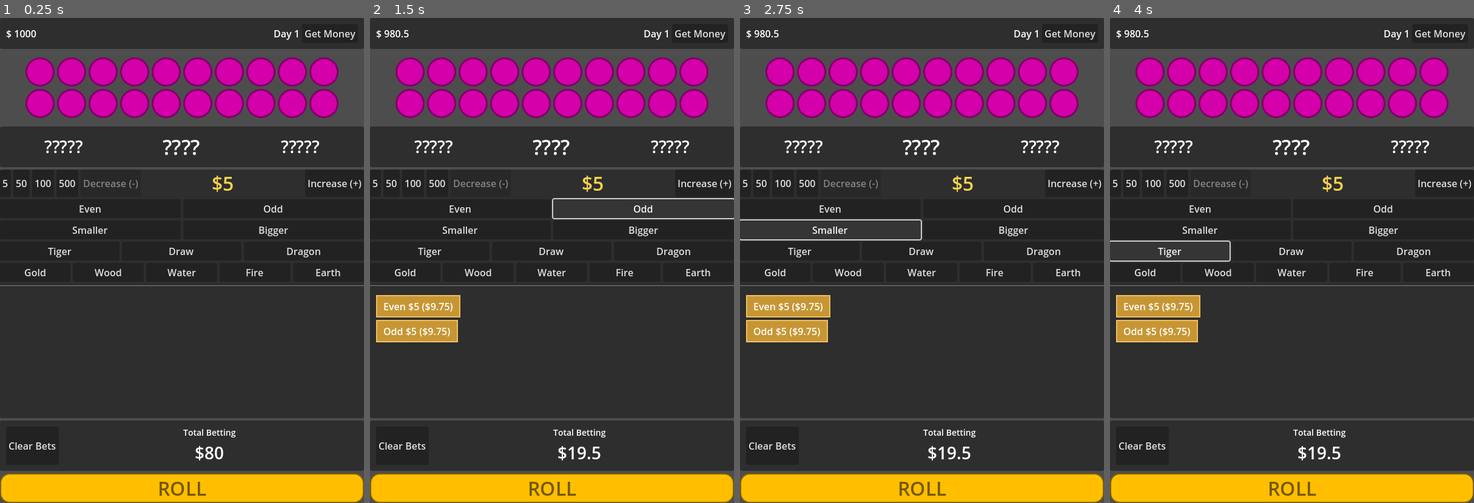
Above: before the commit, frames 1-4 (left to right).
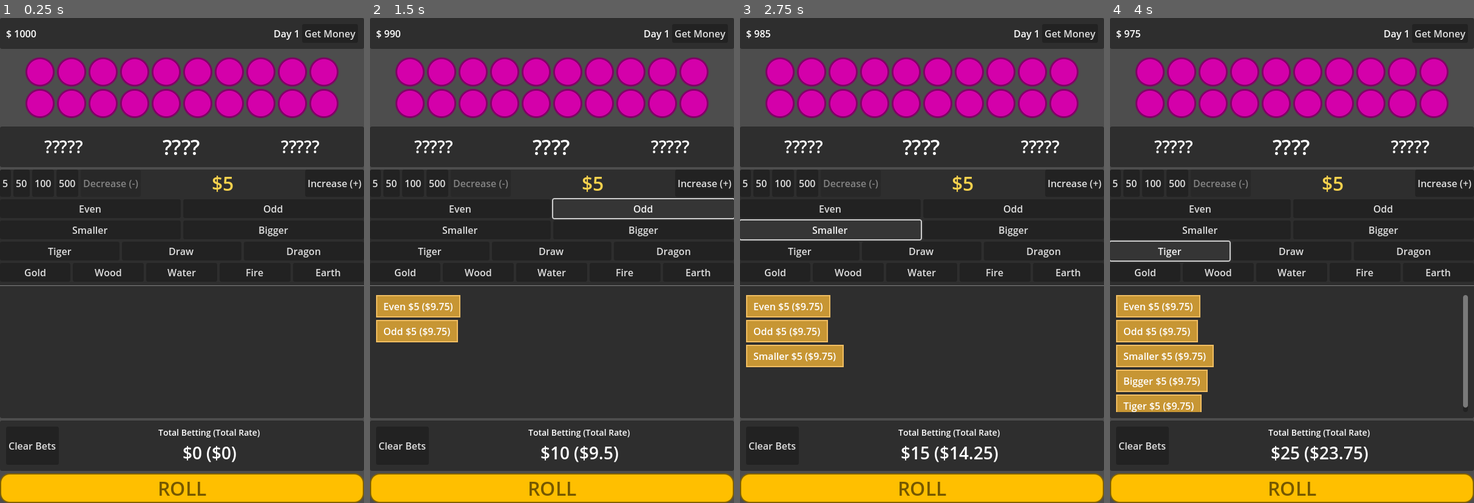
Above: after the commit, the same moments.

Repository: eirworks/keno
Game: Godot game, scene res://main.tscn
The game is run twice, just before and just after one commit, with the same random seed, the same clock (stepped at 60 frames per second) and the same inputs.
Inputs:
- Up to frame 1 (0.25 s): no input
- Up to frame 2 (1.5 s): click "Even" at 0.5 s; click "Odd" at 1.25 s
- Up to frame 3 (2.75 s): click "Smaller" at 2 s
- Up to frame 4 (4 s): click "Bigger" at 2.75 s; click "Tiger" at 3.5 s

The runs differ from the first frame. In frame 1, 0.4% of the frame differs, in the area x 43-72%, y 84-92%; in frame 2, 0.6%; in frame 3, 1.8%; in frame 4, 4.2%, in the area x 1-99%, y 2-92%.

Commit message:
finished the game

Diff:
--- a/bets.gd
+++ b/bets.gd
@@ -51,7 +51,7 @@
 	var bet = KenoBet.new(type, amount, rate)
 	remove_same_bet_type(type)
 	Keno.bets.append(bet)
-	Keno.add_cash(-1 * (bet.amount * bet.rate))
+	Keno.add_cash(-1 * (bet.amount))
 	update_bet_badges()
 	emit_signal("bet_added")
 
@@ -104,3 +104,43 @@
 
 func _on_odd_btn_pressed():
 	bet_buttons_clicked(BetType.Odd, Keno.bet_amount, KenoBet.RATE_ODD)
+
+
+func _on_smaller_btn_pressed():
+	bet_buttons_clicked(BetType.Smaller, Keno.bet_amount, KenoBet.RATE_SMALLER)
+
+
+func _on_bigger_btn_pressed():
+	bet_buttons_clicked(BetType.Bigger, Keno.bet_amount, KenoBet.RATE_BIGGER)
+
+
+func _on_tiger_btn_pressed():
+	bet_buttons_clicked(BetType.Tiger, Keno.bet_amount, KenoBet.RATE_TIGER)
+
+
+func _on_dragon_btn_pressed():
+	bet_buttons_clicked(BetType.Dragon, Keno.bet_amount, KenoBet.RATE_DRAGON)
+
+
+func _on_tiger_dragon_draw_btn_pressed():
+	bet_buttons_clicked(BetType.DragonTigerTie, Keno.bet_amount, KenoBet.RATE_DRAGON_TIGER_TIE)
+
+
+func _on_element_gold_btn_pressed():
+	bet_buttons_clicked(BetType.ElementGold, Keno.bet_amount, KenoBet.RATE_EL_GOLD)
+
+
+func _on_element_wood_btn_pressed():
+	bet_buttons_clicked(BetType.ElementWood, Keno.bet_amount, KenoBet.RATE_EL_WOOD)
+
+
+func _on_element_water_btn_pressed():
+	bet_buttons_clicked(BetType.ElementWater, Keno.bet_amount, KenoBet.RATE_EL_WATER)
+
+
+func _on_element_fire_btn_pressed():
+	bet_buttons_clicked(BetType.ElementFire, Keno.bet_amount, KenoBet.RATE_EL_FIRE)
+
+
+func _on_element_earth_btn_pressed():
+	bet_buttons_clicked(BetType.ElementEarth, Keno.bet_amount, KenoBet.RATE_EL_EARTH)
--- a/bets.tscn
+++ b/bets.tscn
@@ -151,3 +151,13 @@
 [connection signal="pressed" from="VBoxContainer/HBoxContainer/IncreaseBetButton" to="." method="_on_increase_bet_button_pressed"]
 [connection signal="pressed" from="VBoxContainer/EvenOddContainer/EvenBtn" to="." method="_on_even_btn_pressed"]
 [connection signal="pressed" from="VBoxContainer/EvenOddContainer/OddBtn" to="." method="_on_odd_btn_pressed"]
+[connection signal="pressed" from="VBoxContainer/BigSmallContainer/SmallerBtn" to="." method="_on_smaller_btn_pressed"]
+[connection signal="pressed" from="VBoxContainer/BigSmallContainer/BiggerBtn" to="." method="_on_bigger_btn_pressed"]
+[connection signal="pressed" from="VBoxContainer/TigerDragonContainer/TigerBtn" to="." method="_on_tiger_btn_pressed"]
+[connection signal="pressed" from="VBoxContainer/TigerDragonContainer/TigerDragonDrawBtn" to="." method="_on_tiger_dragon_draw_btn_pressed"]
+[connection signal="pressed" from="VBoxContainer/TigerDragonContainer/DragonBtn" to="." method="_on_dragon_btn_pressed"]
+[connection signal="pressed" from="VBoxContainer/ElementalBtnContainer/ElementGoldBtn" to="." method="_on_element_gold_btn_pressed"]
+[connection signal="pressed" from="VBoxContainer/ElementalBtnContainer/ElementWoodBtn" to="." method="_on_element_wood_btn_pressed"]
+[connection signal="pressed" from="VBoxContainer/ElementalBtnContainer/ElementWaterBtn" to="." method="_on_element_water_btn_pressed"]
+[connection signal="pressed" from="VBoxContainer/ElementalBtnContainer/ElementFireBtn" to="." method="_on_element_fire_btn_pressed"]
+[connection signal="pressed" from="VBoxContainer/ElementalBtnContainer/ElementEarthBtn" to="." method="_on_element_earth_btn_pressed"]
--- a/keno.gd
+++ b/keno.gd
@@ -5,6 +5,9 @@
 var numbers : Array = []
 var total : int = 0
 var displayed_total : int = 0
+
+var total_wins : float = 0
+var total_loses : float = 0
 
 var bet_amount : float = 5
 
@@ -37,6 +40,18 @@
 func get_total_bets() -> float:
 	var total : float = 0
 	for bet in bets:
+		total += bet.amount
+	return total
+
+func get_total_rates() -> float:
+	var total : float = 0
+	for bet in bets:
+		total += (bet.amount * bet.rate) - bet.amount
+	return total
+
+func get_total_bet_and_rates() -> float:
+	var total : float = 0
+	for bet in bets:
 		total += (bet.amount * bet.rate)
 	return total
 
@@ -51,3 +66,7 @@
 
 func add_day(amount: int = 1):
 	day += amount
+
+func reset_wins_loses():
+	total_wins = 0
+	total_loses = 0
--- a/keno_bet.gd
+++ b/keno_bet.gd
@@ -10,8 +10,49 @@
 const RATE_ODD = 1.95
 const RATE_SMALLER = 1.95
 const RATE_BIGGER = 1.95
+const RATE_DRAGON = 1.95
+const RATE_TIGER = 1.95
+const RATE_DRAGON_TIGER_TIE = 9.0
+const RATE_EL_GOLD = 9.20
+const RATE_EL_WOOD = 4.60
+const RATE_EL_WATER = 2.40
+const RATE_EL_FIRE = 4.60
+const RATE_EL_EARTH = 9.20
 
 func _init(bet_type: BetType, bet_amount: float, bet_rate : float):
 	type = bet_type
 	amount = bet_amount
 	rate = bet_rate
+
+func is_winning(total: int) -> bool:
+	var total_list_str : Array = "{total}".format({"total": str(total)}).split("")
+	total_list_str.reverse()
+	var dragon = int(total_list_str[1])
+	var tiger =  int(total_list_str[0])
+
+	if type == BetType.Odd:
+		return total % 2 != 0
+	elif type == BetType.Even:
+		return total % 2 == 0
+	elif type == BetType.Bigger:
+		return total >= Keno.BS_MIDDLE
+	elif type == BetType.Smaller:
+		return total < Keno.BS_MIDDLE
+	elif type == BetType.Tiger:
+		return dragon < tiger
+	elif type == BetType.Dragon:
+		return dragon > tiger
+	elif type == BetType.DragonTigerTie:
+		return dragon == tiger
+	elif type == BetType.ElementGold:
+		return total >= 210 && total <= 695
+	elif type == BetType.ElementWood:
+		return total >= 696 && total <= 763
+	elif type == BetType.ElementWater:
+		return total >= 764 && total <= 855
+	elif type == BetType.ElementFire:
+		return total >= 856 && total <= 923
+	elif type == BetType.ElementEarth:
+		return total > 923
+	else:
+		return false
--- a/main.gd
+++ b/main.gd
@@ -25,6 +25,7 @@
 	update_day()
 
 	initial_balls()
+	update_total_bets()
 
 func initial_balls():
 	var children = $BaseUI/Container/BallContainer/HBoxContainer/BallsGrid.get_children()
@@ -74,6 +75,13 @@
 	Keno.add_cash(amount)
 	$BaseUI/Container/TopStatusBar/MarginContainer/HBoxContainer/MoneyLabel.text = "$ {cash}".format({"cash": str(Keno.cash)})
 
+func update_total_bets():
+	var total_bet_label = $BaseUI/Container/BetConfirmation/MarginContainer/HBoxContainer/CalculationContainer/TotalBetLabel
+	total_bet_label.text = "${amount} (${rate})".format({
+		"amount": Keno.get_total_bets(),
+		"rate": Keno.get_total_rates()
+	})
+
 func update_result():
 	$BaseUI/Container/ResultContainer/MarginContainer/VBoxContainer/CurrentResultContainer/ResultNumberLabel.text = str(Keno.displayed_total)
 
@@ -88,15 +96,36 @@
 
 
 func roll_the_balls():
-
+	$BaseUI/Container/BetConfirmation/MarginContainer/HBoxContainer/WinLoseBox.visible = false
 	Keno.generate_numbers()
 
-	update_balls()
+	await update_balls()
+	iterate_winnings()
 
 	update_cash()
 	update_day()
+	update_total_bets()
+	update_result()
 
-	update_result()
+	$BaseUI/Container/Bets.update_bet_badges()
+	update_win_lose()
+
+func iterate_winnings():
+	Keno.reset_wins_loses()
+	for bet in Keno.bets:
+		if bet.is_winning(Keno.total):
+			Keno.add_cash(bet.amount * bet.rate)
+			print("Won ${win}".format({"win": bet.amount * bet.rate}))
+			Keno.total_wins += bet.amount * bet.rate
+		else:
+			Keno.total_loses += bet.amount * -1
+	Keno.bets.clear()
+
+func update_win_lose():
+	print("Update wins and loses")
+	$BaseUI/Container/BetConfirmation/MarginContainer/HBoxContainer/WinLoseBox.visible = true
+	$BaseUI/Container/BetConfirmation/MarginContainer/HBoxContainer/WinLoseBox/Wins/TotalWinsLabel.text = "${win}".format({"win": Keno.total_wins})
+	$BaseUI/Container/BetConfirmation/MarginContainer/HBoxContainer/WinLoseBox/Loses/TotalLosesLabel.text = "${amount}".format({"amount": abs(Keno.total_loses)})
 
 func _on_get_money_btn_pressed():
 	$GetMoneyUI.visible = !$GetMoneyUI.visible
@@ -115,5 +144,5 @@
 
 
 func _on_bets_bet_added():
-	$BaseUI/Container/BetConfirmation/MarginContainer/HBoxContainer/CalculationContainer/TotalBetLabel.text = "${amount}".format({"amount": Keno.get_total_bets()})
+	update_total_bets()
 	update_cash()
--- a/main.tscn
+++ b/main.tscn
@@ -152,13 +152,51 @@
 [node name="Label" type="Label" parent="BaseUI/Container/BetConfirmation/MarginContainer/HBoxContainer/CalculationContainer"]
 layout_mode = 2
 theme_override_font_sizes/font_size = 14
-text = "Total Betting"
+text = "Total Betting (Total Rate)"
 horizontal_alignment = 1
 
 [node name="TotalBetLabel" type="Label" parent="BaseUI/Container/BetConfirmation/MarginContainer/HBoxContainer/CalculationContainer"]
 layout_mode = 2
 theme_override_font_sizes/font_size = 28
-text = "$80"
+text = "$0"
+horizontal_alignment = 1
+
+[node name="WinLoseBox" type="HBoxContainer" parent="BaseUI/Container/BetConfirmation/MarginContainer/HBoxContainer"]
+visible = false
+layout_mode = 2
+
+[node name="Wins" type="VBoxContainer" parent="BaseUI/Container/BetConfirmation/MarginContainer/HBoxContainer/WinLoseBox"]
+layout_mode = 2
+
+[node name="Label" type="Label" parent="BaseUI/Container/BetConfirmation/MarginContainer/HBoxContainer/WinLoseBox/Wins"]
+layout_mode = 2
+theme_override_colors/font_color = Color(0, 0.87451, 0, 1)
+theme_override_font_sizes/font_size = 14
+text = "Wins"
+horizontal_alignment = 1
+
+[node name="TotalWinsLabel" type="Label" parent="BaseUI/Container/BetConfirmation/MarginContainer/HBoxContainer/WinLoseBox/Wins"]
+layout_mode = 2
+theme_override_colors/font_color = Color(0, 0.87451, 0, 1)
+theme_override_font_sizes/font_size = 28
+text = "$0"
+horizontal_alignment = 1
+
+[node name="Loses" type="VBoxContainer" parent="BaseUI/Container/BetConfirmation/MarginContainer/HBoxContainer/WinLoseBox"]
+layout_mode = 2
+
+[node name="Label" type="Label" parent="BaseUI/Container/BetConfirmation/MarginContainer/HBoxContainer/WinLoseBox/Loses"]
+layout_mode = 2
+theme_override_colors/font_color = Color(1, 0.188235, 0.137255, 1)
+theme_override_font_sizes/font_size = 14
+text = "Loses"
+horizontal_alignment = 1
+
+[node name="TotalLosesLabel" type="Label" parent="BaseUI/Container/BetConfirmation/MarginContainer/HBoxContainer/WinLoseBox/Loses"]
+layout_mode = 2
+theme_override_colors/font_color = Color(1, 0.188235, 0.137255, 1)
+theme_override_font_sizes/font_size = 28
+text = "$0"
 horizontal_alignment = 1
 
 [node name="BetBtn" type="Button" parent="BaseUI/Container"]
